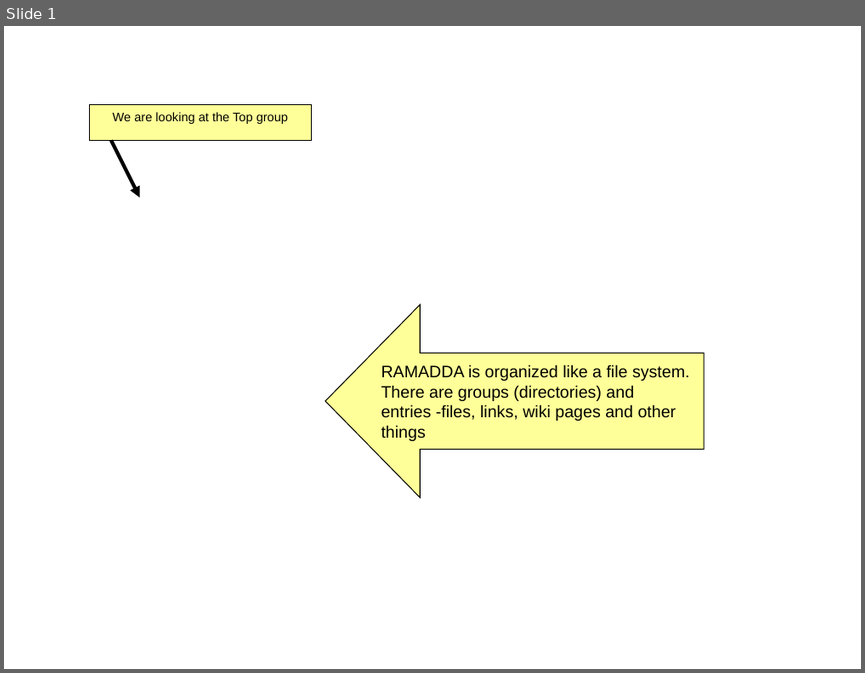
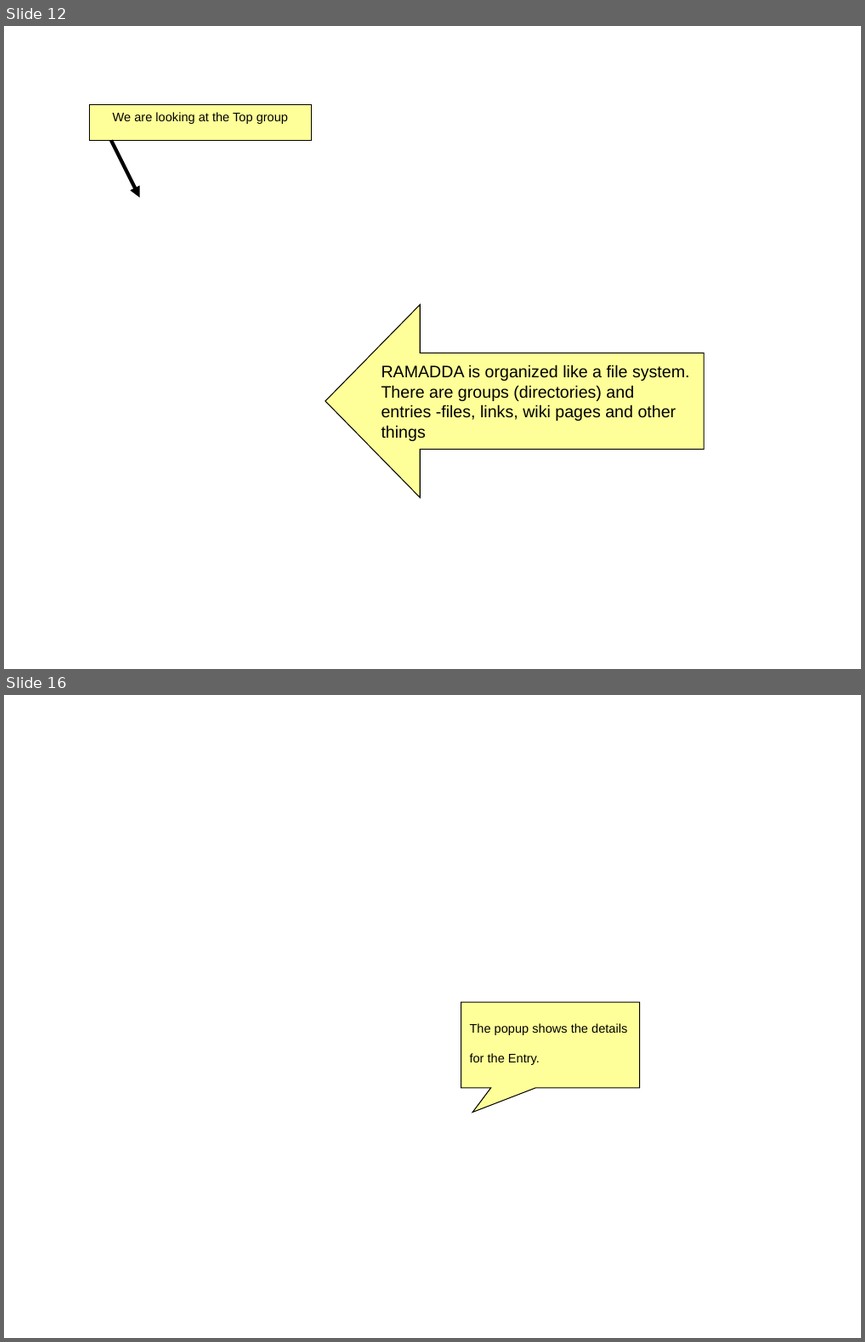
Before and after one commit to Unidata/IDV, a slide deck: ucar/unidata/repository/docs/userguide/content/overview.ppt. Shown one above the other, each under a label of ours: slide 1 before the commit, slides 12 and 16 after it; the slides between them are not shown. The pictures are 865x673 and 865x1342 pixels, drawn with LibreOffice and Linux fonts; fonts in the diff are those of the drawing; background and template pictures are left out. Boxes give left, top, right and bottom in pixels: in the first picture for what was removed or moved away, otherwise in the second. Text is boxed around its words. In the diff, an @@ line names an element or a change of style, - is before the commit and + after.

```diff
--- a/ucar/unidata/repository/docs/userguide/content/overview.ppt
+++ b/ucar/unidata/repository/docs/userguide/content/overview.ppt
@@ slide 16 added at (4, 695, 861, 1338), background picture (left out) @@
@@ speech box added at (460, 1002, 639, 1088), fill #FFFF99, outline #000000 0.74 pt, 18 pt, text #000000 @@
+The popup shows the details for the Entry.
@@ what was slide 1 is now slide 12 @@
```
Also in this commit, not shown: 10 other slides added, 3 other files.
